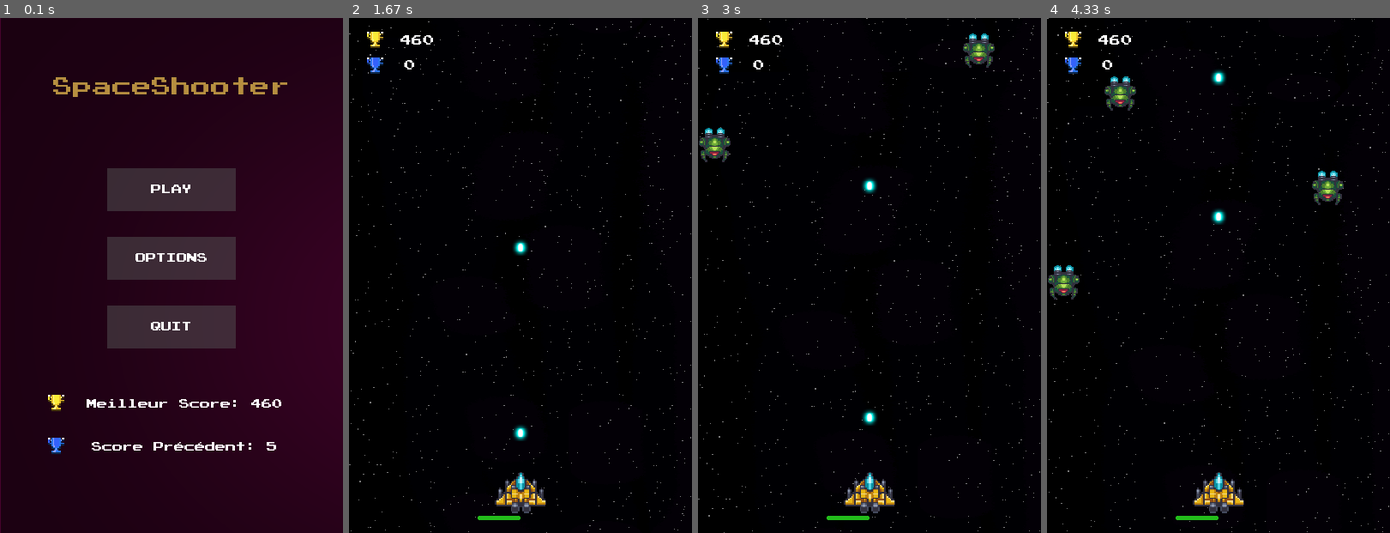
Above: before the commit, frames 1-4 (left to right).
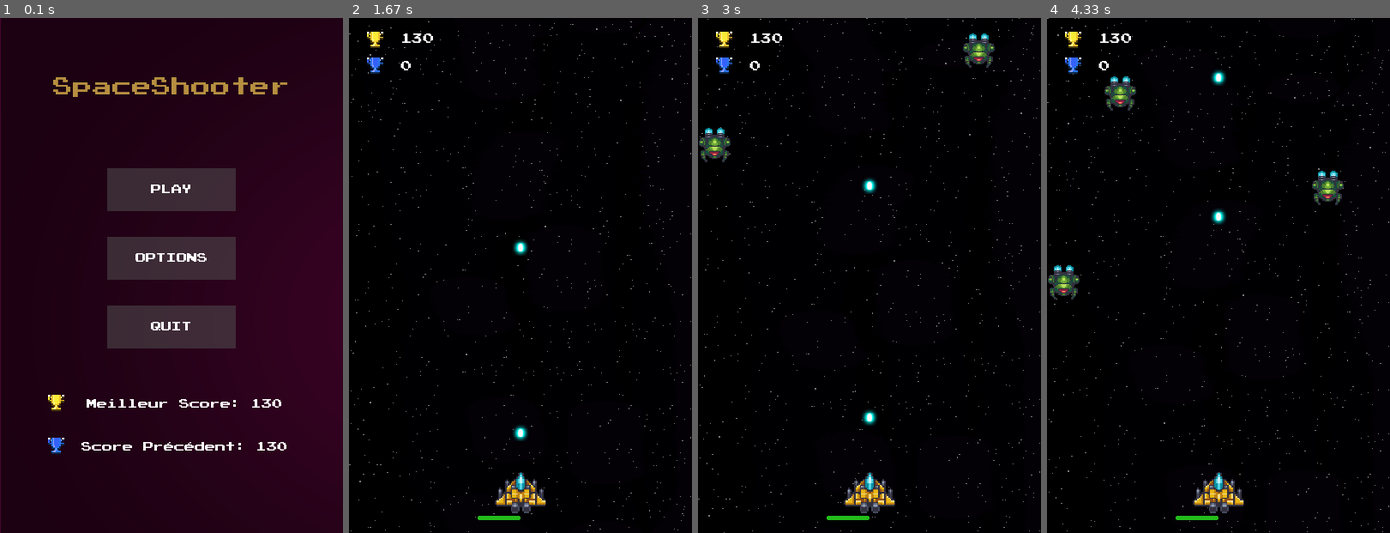
Above: after the commit, the same moments.

Repository: Fabien-crypto/SpaceShooter
Game: pygame game, started from main.py
Same seed, same stepped clock (60 frames per second), same inputs: the game is played once before the commit and once after it.
Inputs:
- Up to frame 1 (0.1 s): no input
- Up to frame 2 (1.67 s): click "PLAY" at 0.88 s; tap Space at 1.17, 1.57 s
- Up to frame 3 (3 s): tap Space at 1.87, 2.07, 2.37, 2.57, 2.87 s
- Up to frame 4 (4.33 s): tap Space at 3.13, 3.47, 3.77, 4.3 s

The runs differ from the first frame. In frame 1, 0.4% of the frame differs, in the area x 23-84%, y 74-84%; in frame 2, 0.2%; in frame 3, 0.2%; in frame 4, 0.2%.

Commit message:
meilleur score

Diff:
--- a/main.py
+++ b/main.py
@@ -586,8 +586,8 @@
         best_score = pygame.transform.scale(best_score,(20,20))
         prec_score = pygame.transform.scale(prec_score,(20,20))
         Score_TEXT = get_font(13).render((str(game.player.score)), True, "white" )
-        Score_RECT = Score_TEXT.get_rect(center=(70, 55))
-        bestscore_RECT = best_score.get_rect(center=(70, 30))
+        Score_RECT = Score_TEXT.get_rect(topleft=(60, 50))
+        bestscore_RECT = best_score.get_rect(topleft=(60, 18))
 
         screen.blit(prec_score,(20,45))
         screen.blit(best_score,(20,15))
--- a/scores.txt
+++ b/scores.txt
@@ -1,6 +1,6 @@
-460
-5
-0.25
-125
-0.35
-175
+130
+130
+0.5
+250
+0.5
+250
